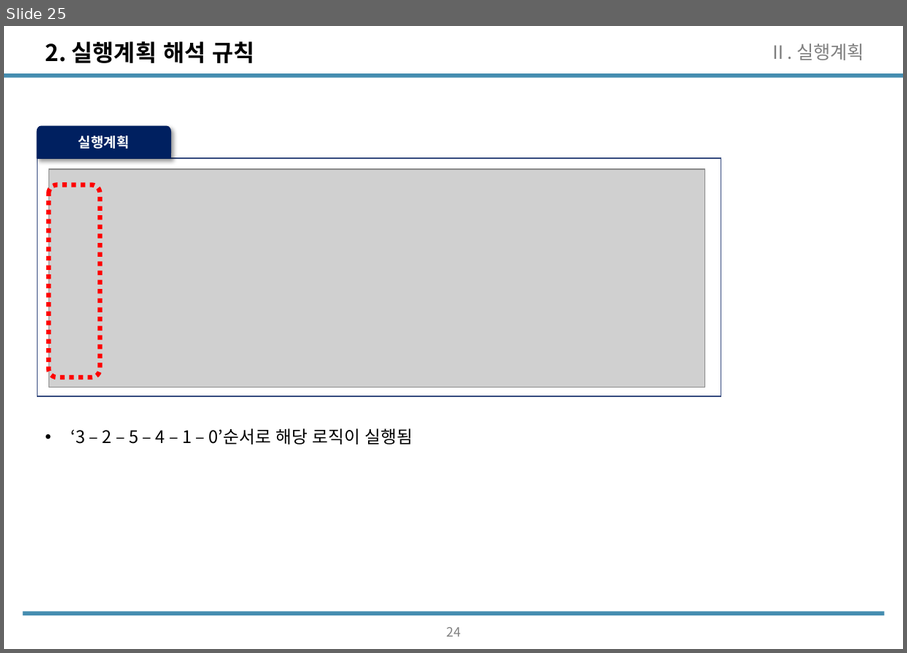
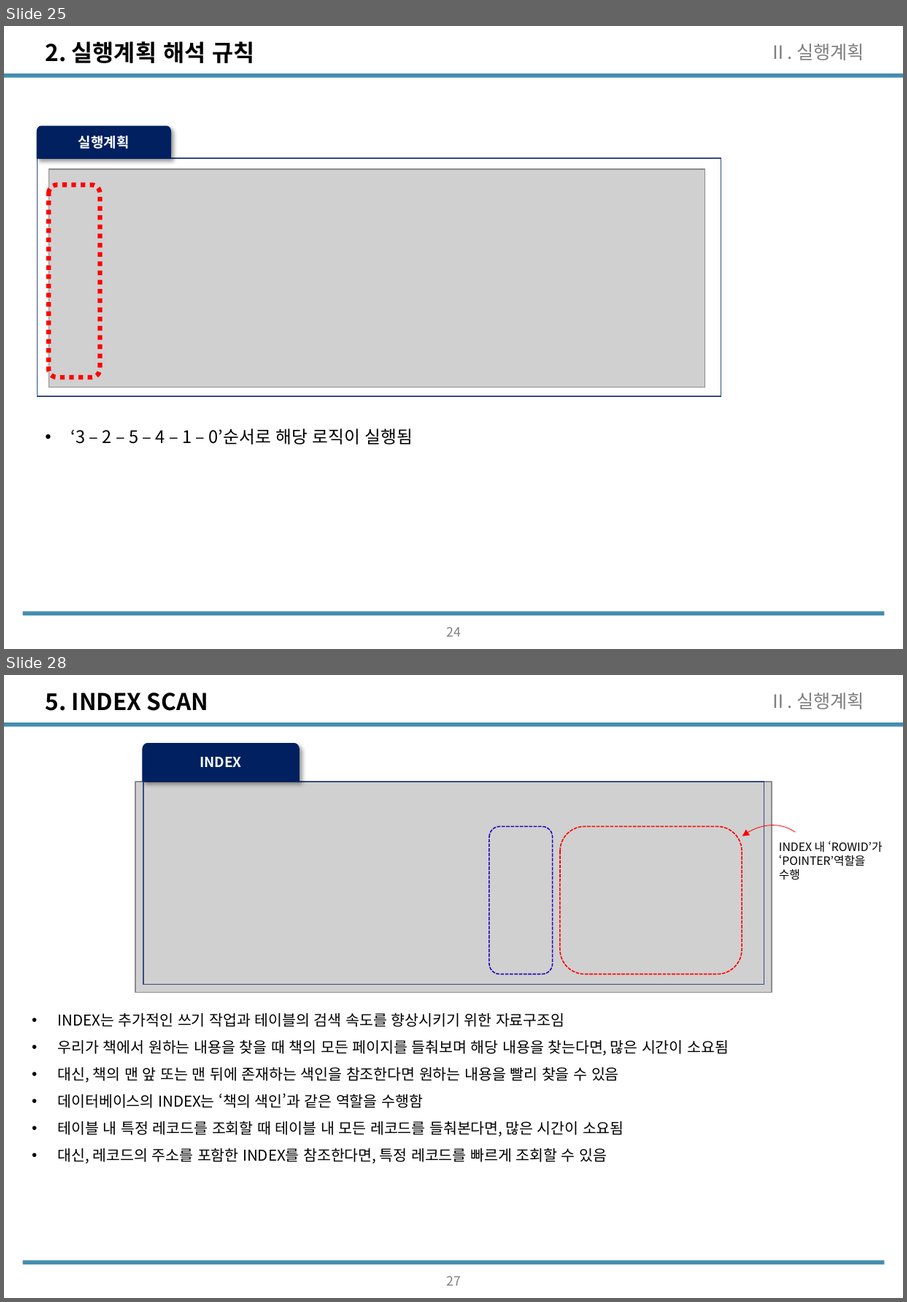
Before and after one commit to wooseok1152/SQL, a slide deck: SQL_seminar/SQL중상급활용_CH2.pptx. Shown one above the other, each under a label of ours: slide 25 before the commit, slides 25 and 28 after it; the slides between them are not shown. The pictures are 907x653 and 907x1302 pixels, drawn with LibreOffice and Linux fonts; fonts in the diff are those of the drawing; grey boxes stand for pictures. Boxes give left, top, right and bottom in pixels: in the first picture for what was removed or moved away, otherwise in the second. Text is boxed around its words. In the diff, an @@ line names an element or a change of style, - is before the commit and + after.

```diff
--- a/SQL_seminar/SQL중상급활용_CH2.pptx
+++ b/SQL_seminar/SQL중상급활용_CH2.pptx
@@ slide 28 added at <box>4,675,903,1298</box>, background #FFFFFF; not listed: 2 template elements that a slide beside it also shows @@
@@ title added at <box>46,693,208,711</box>, 20 pt, text #000000, bold @@
+5. INDEX SCAN
@@ text added at <box>769,693,865,709</box>, 16 pt, text #808080 @@
+Ⅱ. 실행계획
@@ group added at <box>135,743,772,993</box>: 2 rounded rectangles, 1 picture, 1 rectangle, 1 freeform shape @@
+INDEX
@@ arc (boxed as its full ellipse) added at <box>700,807,831,942</box>, outline #FF0000 0.5 pt @@
@@ text added at <box>779,841,882,880</box>, 10 pt, text #000000 @@
+INDEX 내 ‘ROWID’가 ‘POINTER’역할을
+수행
@@ text added at <box>58,1013,729,1163</box>, 13 pt, text #000000 @@
+• INDEX는 추가적인 쓰기 작업과 테이블의 검색 속도를 향상시키기 위한 자료구조임
+• 우리가 책에서 원하는 내용을 찾을 때 책의 모든 페이지를 들춰보며 해당 내용을 찾는다면, 많은 시간이 소요됨
+• 대신, 책의 맨 앞 또는 맨 뒤에 존재하는 색인을 참조한다면 원하는 내용을 빨리 찾을 수 있음
+• 데이터베이스의 INDEX는 ‘책의 색인’과 같은 역할을 수행함
+• 테이블 내 특정 레코드를 조회할 때 테이블 내 모든 레코드를 들춰본다면, 많은 시간이 소요됨
+• 대신, 레코드의 주소를 포함한 INDEX를 참조한다면, 특정 레코드를 빠르게 조회할 수 있음
@@ page number added at <box>446,1276,460,1285</box>, 11.1 pt, text #808080 @@
+27
```
Also in this commit, not shown: 6 slides changed, 2 other slides added.
